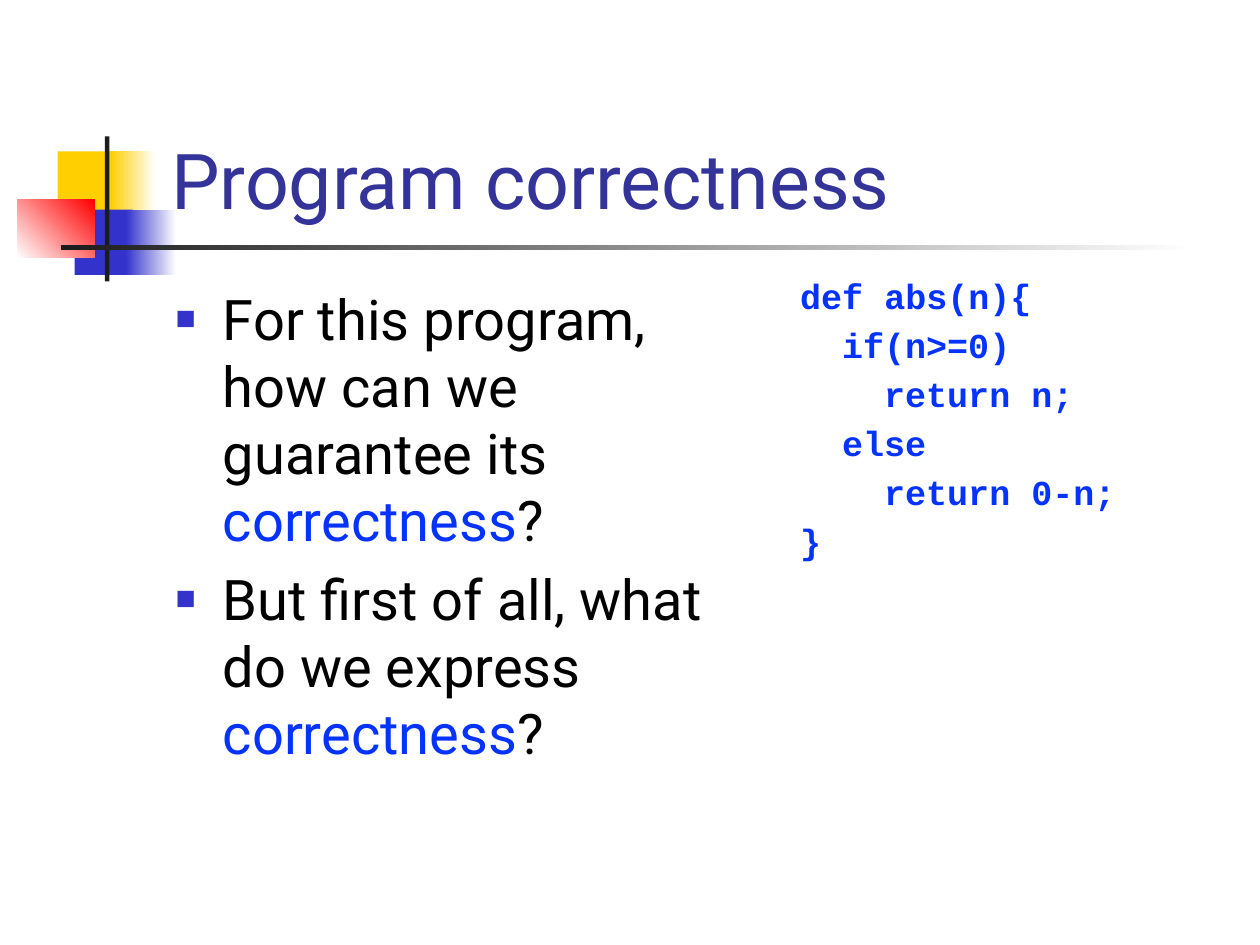
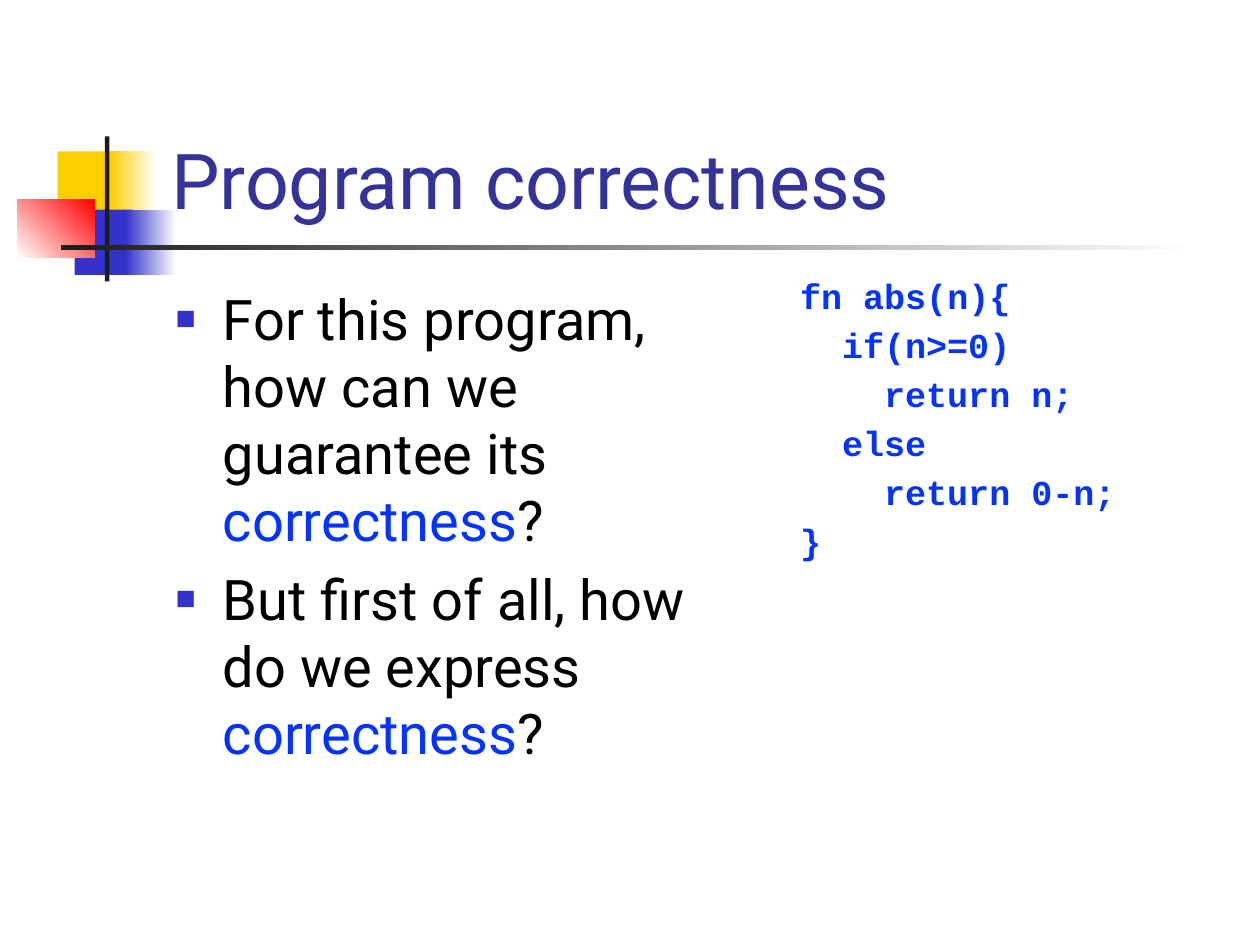
Before and after one commit to csslab-ustc/csslab-ustc.github.io, a slide deck: slide 8 of courses/theory/slides/lec18-hoare.pptx. Drawn at 1260x945 pixels with LibreOffice and Linux fonts; fonts in the diff are those of the drawing. Boxes give left, top, right and bottom in pixels: in the first picture for what was removed or moved away, otherwise in the second. Text is boxed around its words. In the diff, an @@ line names an element or a change of style, - is before the commit and + after.

```diff
--- a/courses/theory/slides/lec18-hoare.pptx
+++ b/courses/theory/slides/lec18-hoare.pptx
@@ text at <box>800,284,1010,317</box>: text changed @@
-def abs(n){
+fn abs(n){
@@ text at <box>223,577,685,755</box>: text changed @@
-■ But first of all, what do we express correctness?
+■ But first of all, how do we express correctness?
```
Also in this commit, not shown: 11 other slides changed, 2 slides removed.
